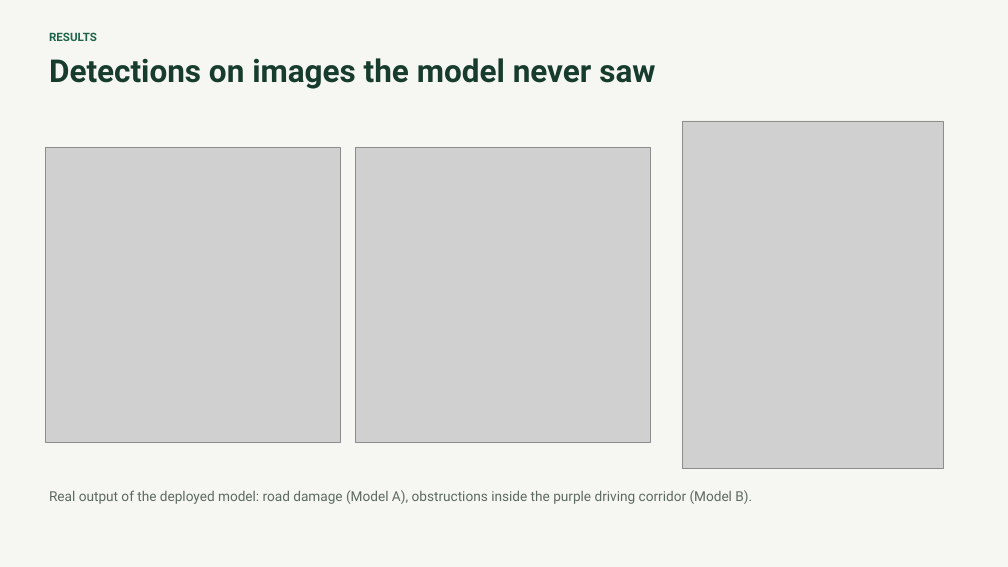
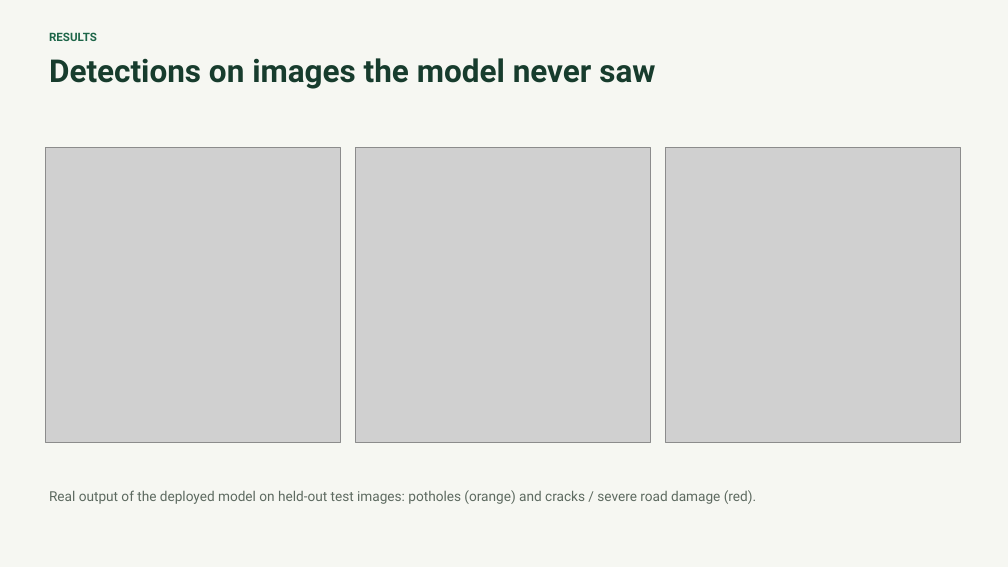
Before and after one commit to Nezraaaa/AniRoute, a slide deck: slide 10 of presentation/AniRoute_CSST106.pptx. Drawn at 1008x567 pixels with LibreOffice and Linux fonts; fonts in the diff are those of the drawing; grey boxes stand for pictures. Boxes give left, top, right and bottom in pixels: in the first picture for what was removed or moved away, otherwise in the second. Text is boxed around its words. In the diff, an @@ line names an element or a change of style, - is before the commit and + after.

```diff
--- a/presentation/AniRoute_CSST106.pptx
+++ b/presentation/AniRoute_CSST106.pptx
@@ picture: place and size @@
-picture at <box>682,121,943,469</box>
+picture at <box>665,147,960,442</box>
@@ text at <box>49,490,756,504</box>: text changed @@
-Real output of the deployed model: road damage (Model A), obstructions inside the purple driving corridor (Model B).
+Real output of the deployed model on held-out test images: potholes (orange) and cracks / severe road damage (red).
```
Also in this commit, not shown: 5 other slides changed, 37 other files.
